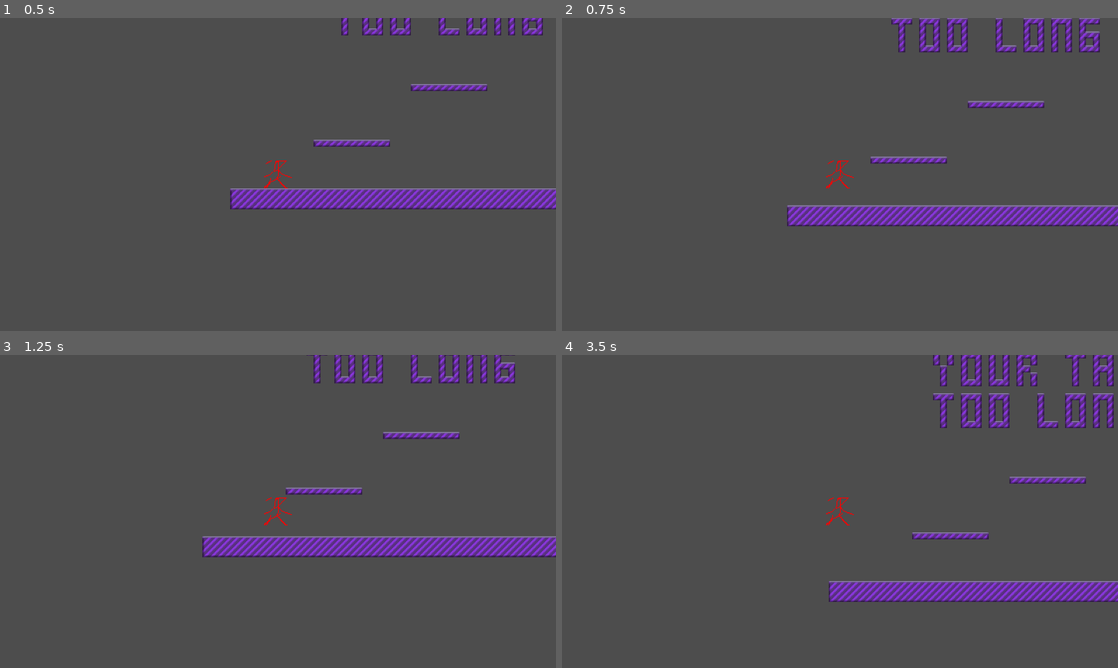
Above: before the commit, frames 1-4 (two rows, left to right).
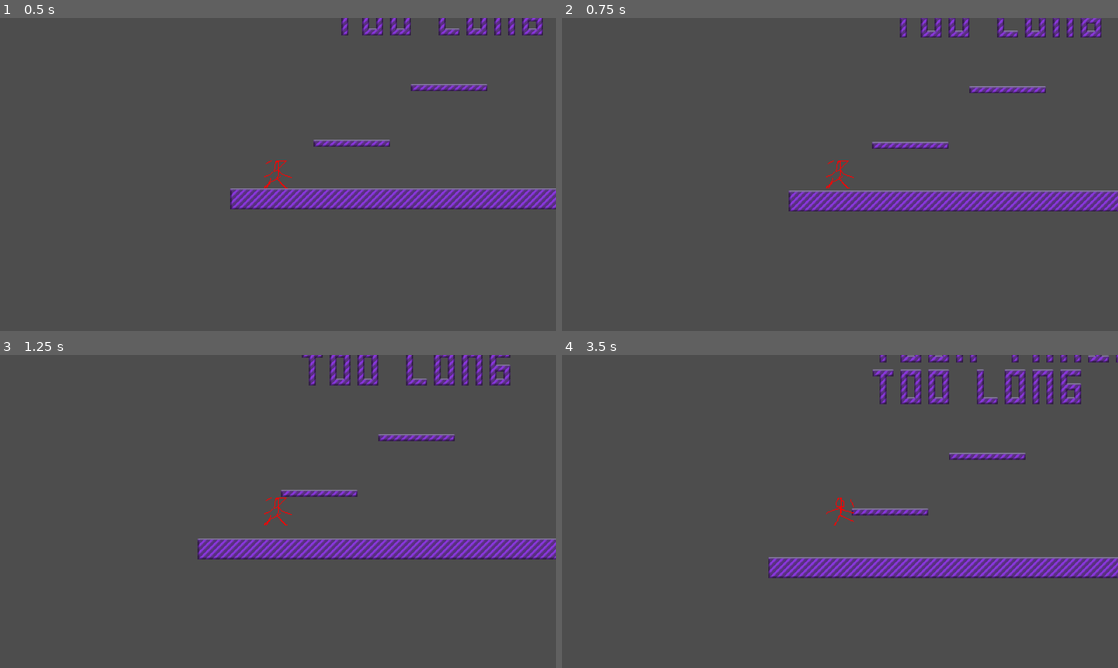
Above: after the commit, the same moments.

Repository: ncssm-mor-NyE9DoBlxs3M/platformer
Game: Godot game, scene res://Test.tscn
Two runs of this game, one before a commit and one after it. Both use one fixed random seed, a clock stepped at 60 frames per second and the inputs below.
Inputs:
- Up to frame 1 (0.5 s): no input
- Up to frame 2 (0.75 s): tap Enter at 0.5 s; hold Right (right) from 0.53 s (still down); tap Z (jump) at 0.6 s
- Up to frame 3 (1.25 s): keep holding Right (right); tap Z (jump) at 0.77, 1.07 s
- Up to frame 4 (3.5 s): tap Z (jump) at 1.35, 1.52, 1.82, 2.1, 2.85, 3.02, 3.32 s; release Right (right) at 2.03 s; hold Left (left) 2.03-2.78 s; hold Right (right) from 2.78 s (still down)

Frame 1 is identical in both runs. In frame 2, 9.6% of the frame differs, in the area x 40-100%, y 0-67%; in frame 3, 7.7%; in frame 4, 14%, in the area x 37-100%, y 0-79%.

Commit message:
changed jump mechanics

Diff:
--- a/player.gd
+++ b/player.gd
@@ -3,12 +3,12 @@
 const speed_cap: float = 1000.
 const accel_rate: float = 500.
 const decel_rate: float = 900.
-const air_accel_rate: float = 100.
-const air_decel_rate: float = 250.
-const min_jump_strength: float = 150.
-const max_jump_strength: float = 300.
+@export var air_accel_rate: float = 200.
+@export var air_decel_rate: float = 400.
+const min_jump_strength: float = 0
+const max_jump_strength: float = INF
 const coyote_time: float = .2
-const jump_conversion: float = .5
+const jump_conversion: float = 1
 var current_coyote_time: float
 
 const max_run_anim_speed: float = 50.
